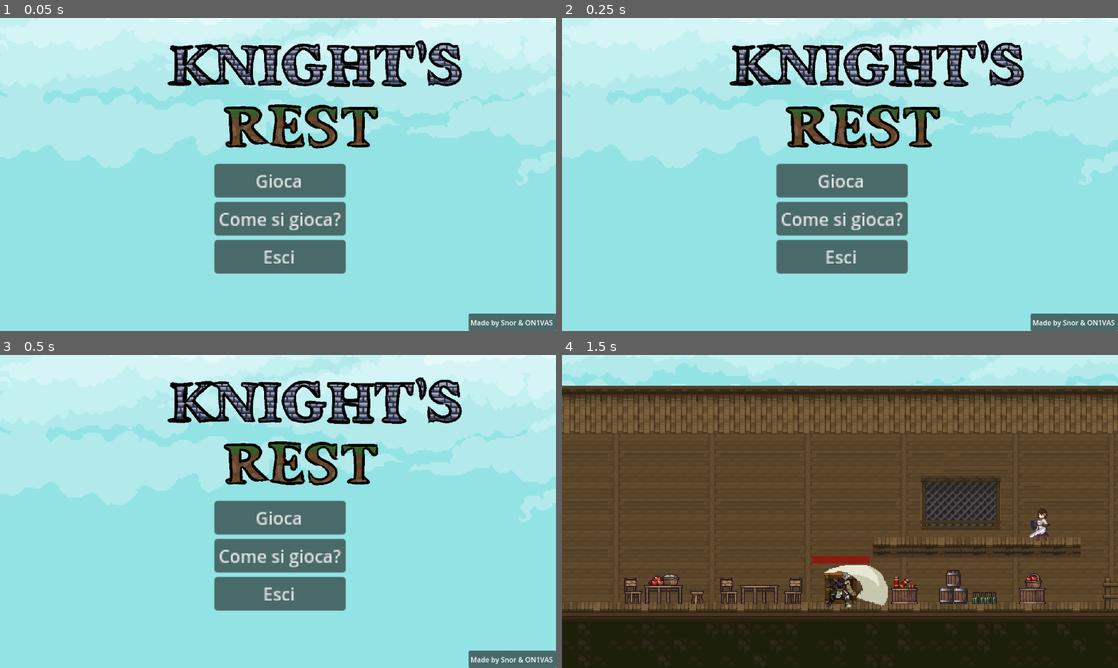
Above: before the commit, frames 1-4 (two rows, left to right).
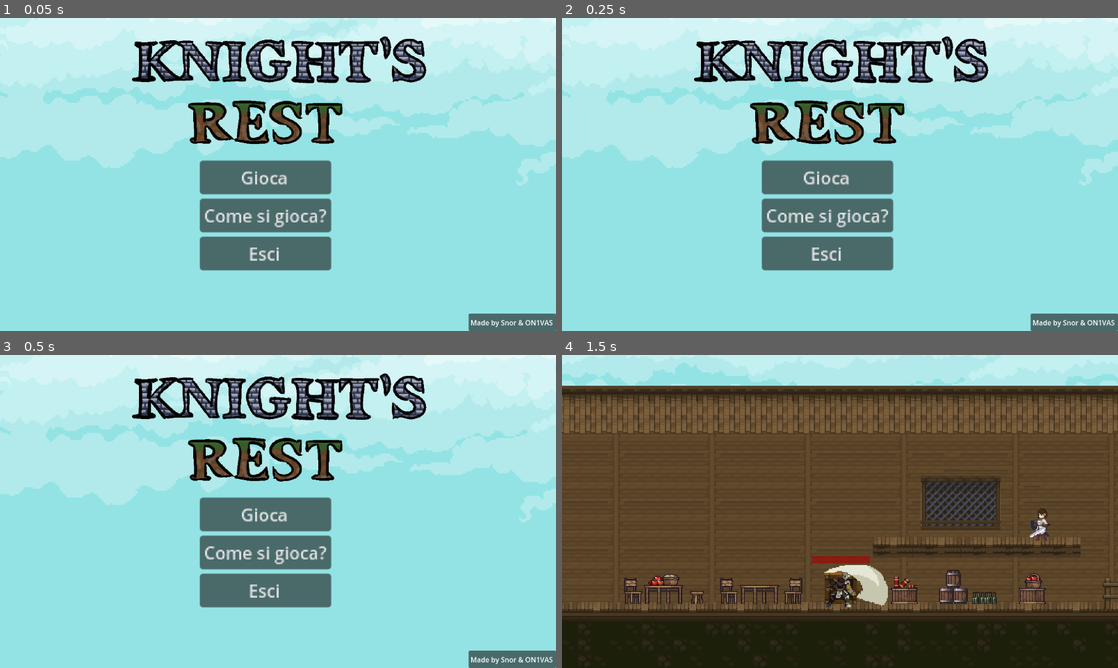
Above: after the commit, the same moments.

Repository: ON1VAS/tesiUni2025
Game: Godot game, scene res://scene/menu.tscn
Same seed, same stepped clock (60 frames per second), same inputs: the game is played once before the commit and once after it.
Inputs:
- Up to frame 1 (0.05 s): no input
- Up to frame 2 (0.25 s): no input
- Up to frame 3 (0.5 s): no input
- Up to frame 4 (1.5 s): click "Gioca" at 0.5 s; hold D (ui_right) from 1.28 s (still down); tap K (attackfast) at 1.35 s

The runs differ from the first frame. In frame 1, 14% of the frame differs, in the area x 23-84%, y 5-82%; in frame 2, 14%; in frame 3, 14%; in frame 4, nothing differs.

Commit message:
sistemata piccolezza nel menu

Diff:
--- a/scene/menu.tscn
+++ b/scene/menu.tscn
@@ -16,17 +16,17 @@
 
 [node name="MarginContainer" type="MarginContainer" parent="."]
 layout_mode = 1
-anchors_preset = 8
+anchors_preset = 7
 anchor_left = 0.5
-anchor_top = 0.5
+anchor_top = 1.0
 anchor_right = 0.5
-anchor_bottom = 0.5
-offset_left = -369.0
-offset_top = -172.0
-offset_right = -69.0
-offset_bottom = 47.0
+anchor_bottom = 1.0
+offset_left = -180.0
+offset_top = -392.0
+offset_right = -58.9999
+offset_bottom = -291.0
 grow_horizontal = 2
-grow_vertical = 2
+grow_vertical = 0
 scale = Vector2(2.5, 2.5)
 
 [node name="VBoxContainer" type="VBoxContainer" parent="MarginContainer"]
@@ -62,11 +62,14 @@
 texture = ExtResource("2_8hxod")
 
 [node name="TextureRect" type="TextureRect" parent="."]
-layout_mode = 2
-offset_left = 347.0
-offset_top = 9.0
-offset_right = 1097.0
-offset_bottom = 342.0
+layout_mode = 1
+anchors_preset = 5
+anchor_left = 0.5
+anchor_right = 0.5
+offset_left = -375.0
+offset_right = 375.0
+offset_bottom = 333.0
+grow_horizontal = 2
 texture = ExtResource("3_bo06a")
 
 [node name="howtoplaypanel" type="Panel" parent="."]
